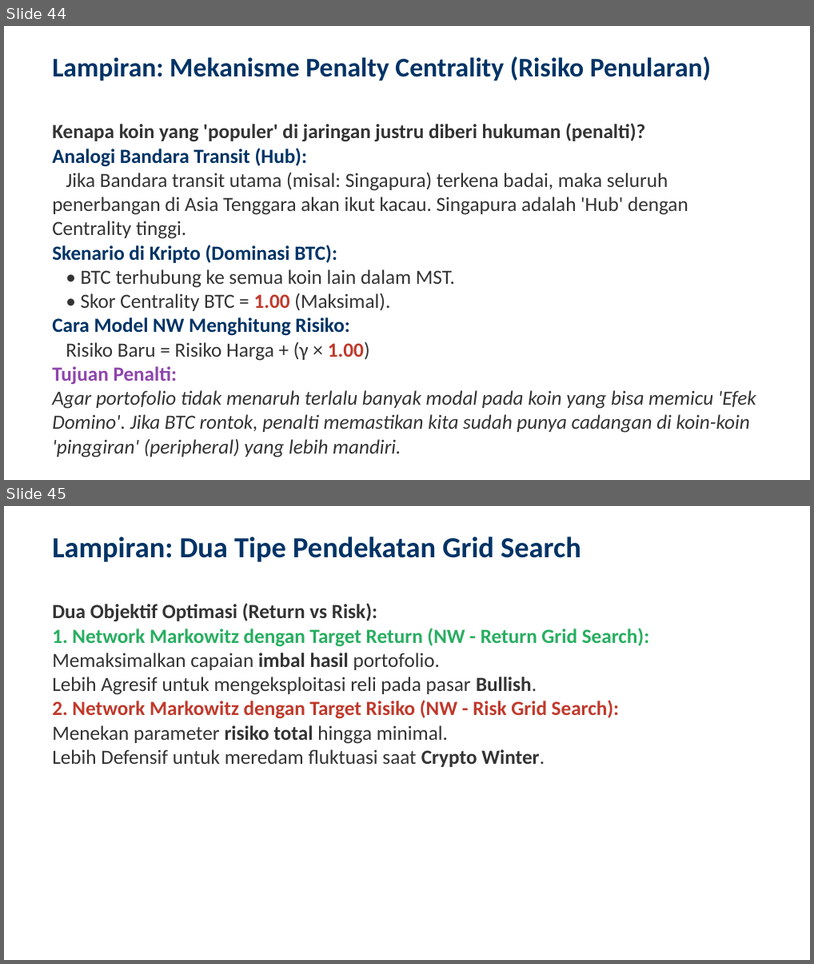
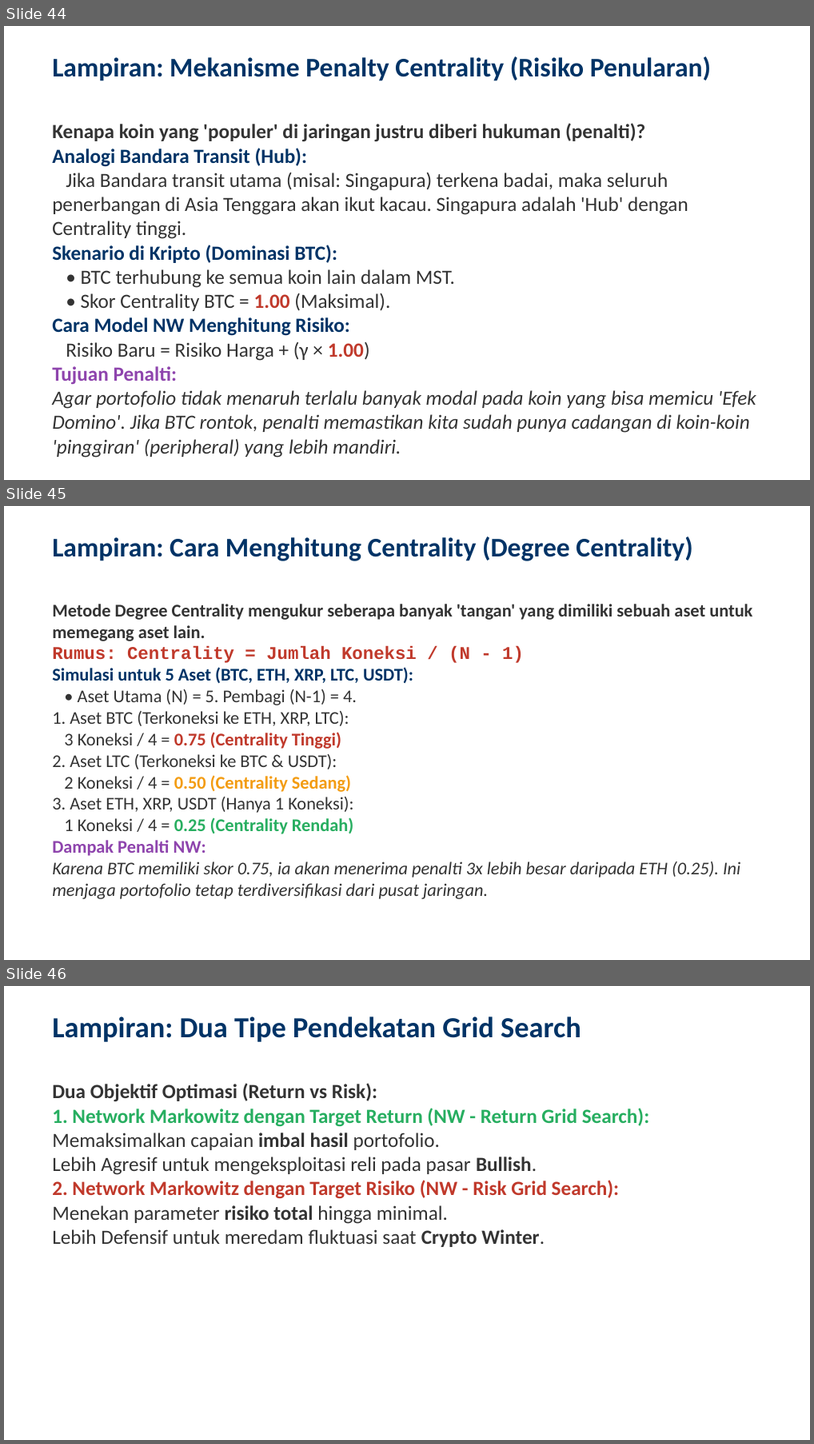
Before and after one commit to ragilrojo/RepoThesis, a slide deck: Presentasi_Proposal_Update.pptx. Shown one above the other, each under a label of ours: slides 44 and 45 before the commit, slides 44, 45 and 46 after it. The pictures are 814x964 and 814x1444 pixels, drawn with LibreOffice and Linux fonts; fonts in the diff are those of the drawing. Boxes give left, top, right and bottom in pixels: in the first picture for what was removed or moved away, otherwise in the second. Text is boxed around its words. In the diff, an @@ line names an element or a change of style, - is before the commit and + after.

Commit message:
feat: add Degree Centrality calculation example slide

```diff
--- a/Presentasi_Proposal_Update.pptx
+++ b/Presentasi_Proposal_Update.pptx
@@ slide 45 added at <box>4,506,810,960</box>, background #FFFFFF @@
@@ text added at <box>52,536,693,561</box>, 24 pt, text #003366, bold @@
+Lampiran: Cara Menghitung Centrality (Degree Centrality)
@@ text added at <box>52,604,753,899</box>, 16 pt, text #333333 @@
+Metode Degree Centrality mengukur seberapa banyak 'tangan' yang dimiliki sebuah aset untuk memegang aset lain.
+Rumus: Centrality = Jumlah Koneksi / (N - 1)
+Simulasi untuk 5 Aset (BTC, ETH, XRP, LTC, USDT):
+• Aset Utama (N) = 5. Pembagi (N-1) = 4.
+1. Aset BTC (Terkoneksi ke ETH, XRP, LTC):
+3 Koneksi / 4 = 0.75 (Centrality Tinggi)
+2. Aset LTC (Terkoneksi ke BTC & USDT):
+2 Koneksi / 4 = 0.50 (Centrality Sedang)
+3. Aset ETH, XRP, USDT (Hanya 1 Koneksi):
+1 Koneksi / 4 = 0.25 (Centrality Rendah)
+Dampak Penalti NW:
+Karena BTC memiliki skor 0.75, ia akan menerima penalti 3x lebih besar daripada ETH (0.25). Ini menjaga portofolio tetap terdiversifikasi dari pusat jaringan.
@@ what was slide 45 is now slide 46 @@
```
Also in this commit, not shown: 1 other file.
